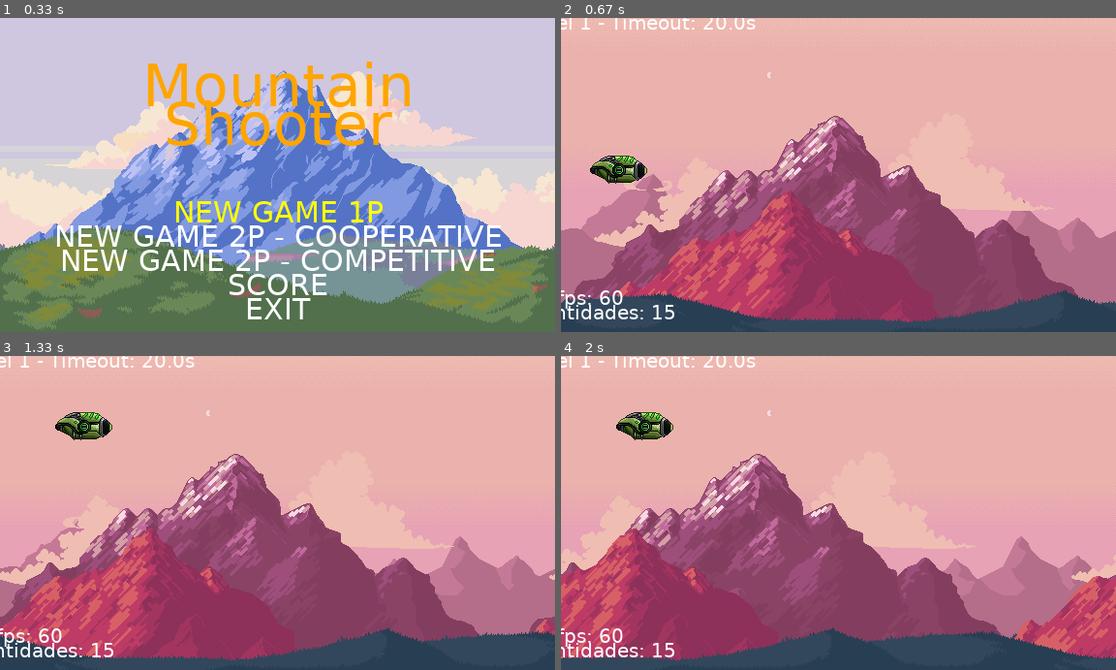
Above: before the commit, frames 1-4 (two rows, left to right).
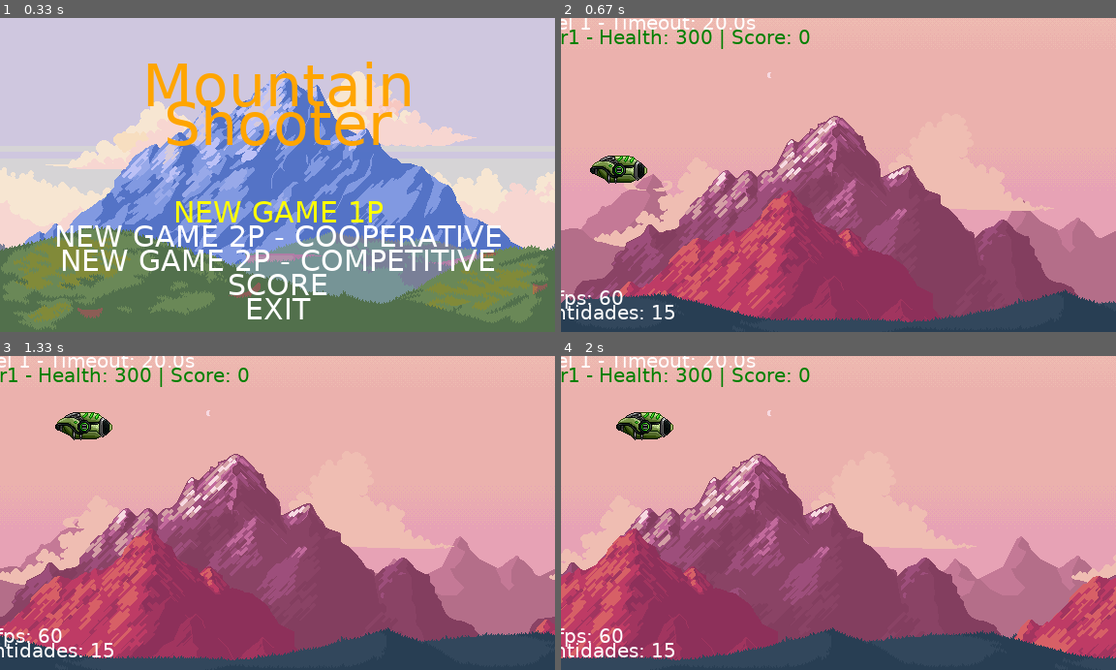
Above: after the commit, the same moments.

Repository: Patrick-silva003/Pygame-pratica
Game: pygame game, started from main.py
Two runs of this game, one before a commit and one after it. Both use one fixed random seed, a clock stepped at 60 frames per second and the inputs below.
Inputs:
- Up to frame 1 (0.33 s): no input
- Up to frame 2 (0.67 s): tap Enter at 0.33 s
- Up to frame 3 (1.33 s): hold Up 0.67-1.13 s; hold Right from 1.17 s (still down)
- Up to frame 4 (2 s): release Right at 1.63 s; hold Left from 1.67 s (still down)

Frame 1 is identical in both runs. In frame 2, 0.7% of the frame differs, in the area x 0-45%, y 3-10%; in frame 3, 0.7%; in frame 4, 0.7%.

Commit message:
criação das colisões entre as entidades, aprimoramento do HUD e criação do score

Diff:
--- a/code/Entity.py
+++ b/code/Entity.py
@@ -1,6 +1,6 @@
 from abc import ABC, abstractmethod
 import pygame
-from code.const import ENTITY_HEALTH
+from code.const import ENTITY_HEALTH, ENTITY_DAMAGE, ENTITY_SCORE
 
 
 class Entity(ABC):
@@ -10,6 +10,9 @@
         self.rect = self.surf.get_rect(left=position[0], top=position[1])
         self.speed = 0
         self.health = ENTITY_HEALTH[self.name]
+        self.damage = ENTITY_DAMAGE[self.name]
+        self.last_dm = 'None'
+        self.score = ENTITY_SCORE[self.name]
 
     @abstractmethod
     def move(self):
--- a/code/EntityMediator.py
+++ b/code/EntityMediator.py
@@ -1,6 +1,7 @@
 from code.Enemy import Enemy
 from code.EnemyShot import EnemyShot
 from code.Entity import Entity
+from code.Player import Player
 from code.PlayerShot import PlayerShot
 from code.const import WIN_WIDTH
 
@@ -21,13 +22,54 @@
                 ent.health = 0
 
 
+    def __verify_colision_entity(ent1, ent2):
+        valid_interaction = None
+        if isinstance(ent1, Player) and isinstance(ent2, EnemyShot):
+            valid_interaction = True
+        elif isinstance(ent1, EnemyShot) and isinstance(ent2, Player):
+            valid_interaction = True
+        elif isinstance(ent1, Enemy) and isinstance(ent2, PlayerShot):
+            valid_interaction = True
+        elif isinstance(ent1, PlayerShot) and isinstance(ent2, Enemy):
+            valid_interaction = True
+
+
+        if valid_interaction:
+            right = ent1.rect.right >= ent2.rect.left
+            left = ent1.rect.left <= ent2.rect.right
+            top = ent1.rect.top <= ent2.rect.bottom
+            bottom = ent1.rect.bottom >= ent2.rect.top
+
+            if right and left and top and bottom:
+                ent1.health -= ent2.damage
+                ent2.health -= ent1.damage
+                ent1.last_dm = ent2.name
+                ent2.last_dm = ent1.name
+
+
 
     def verify_colision(entity_list: list[Entity]):
         for i in range(len(entity_list)):
-            test_entity = entity_list[i]
-            EntityMediator.__verify_colision_window(test_entity)
+            entity1 = entity_list[i]
+            EntityMediator.__verify_colision_window(entity1)
+            for j in range(i+1, len(entity_list)):
+                entity2 = entity_list[j]
+                EntityMediator.__verify_colision_entity(entity1, entity2)
+
+
+    def __give_score(enemy: Enemy, entity_list: list[Entity]):
+        if enemy.last_dm == 'Player1Shot':
+            for ent in entity_list:
+                if ent.name == 'Player1':
+                    ent.score += enemy.score
+        elif enemy.last_dm == 'Player2Shot':
+            for ent in entity_list:
+                if ent.name == 'Player2':
+                    ent.score += enemy.score
 
     def verify_health(entity_list: list[Entity]):
         for ent in entity_list:
             if ent.health <= 0:
+                if isinstance(ent, Enemy):
+                    EntityMediator.__give_score(ent, entity_list)
                 entity_list.remove(ent)
--- a/code/Level.py
+++ b/code/Level.py
@@ -6,7 +6,7 @@
 from code.EntityFactory import EntityFactory
 from code.EntityMediator import EntityMediator
 from code.Player import Player
-from code.const import C_WHITE, WIN_HEIGHT, MENU_OPTION, EVENT_ENEMY, ENEMY_SPAWN
+from code.const import C_WHITE, WIN_HEIGHT, MENU_OPTION, EVENT_ENEMY, ENEMY_SPAWN, C_GREEN, C_CYAN
 
 
 
@@ -44,6 +44,11 @@
                     if shoot is not None:
                         self.entity_list.append(shoot)
 
+                if ent.name == 'Player1':
+                    self.level_text(20, f'Player1 - Health: {ent.health} | Score: {ent.score}', C_GREEN, (101, 20))
+                if ent.name == 'Player2':
+                    self.level_text(20, f'Player2 - Health: {ent.health} | Score: {ent.score}', C_CYAN, (101, 35))
+
             self.level_text(20, f'{self.name} - Timeout: {self.timeout / 1000:.1f}s', C_WHITE, (80, 5))
             self.level_text(20, f'fps: {clock.get_fps():.0f}', C_WHITE, (30, WIN_HEIGHT - 35))
             self.level_text(20, f'entidades: {len(self.entity_list)}', C_WHITE, (50, WIN_HEIGHT - 20))
--- a/code/const.py
+++ b/code/const.py
@@ -4,6 +4,8 @@
 C_WHITE = (255, 255, 255)
 C_ORANGE = (255, 165, 0)
 C_YELLOW = (255, 255, 0)
+C_GREEN = (0, 128, 0)
+C_CYAN = (0, 128, 128)
 
 EVENT_ENEMY = pygame.USEREVENT + 1
 
@@ -63,6 +65,43 @@
 
 
 
+ENTITY_DAMAGE = {
+    'Level1Bg0': 0,
+    'Level1Bg1': 0,
+    'Level1Bg2': 0,
+    'Level1Bg3': 0,
+    'Level1Bg4': 0,
+    'Level1Bg5': 0,
+    'Level1Bg6': 0,
+    'Player1': 1,
+    'Player1Shot': 25,
+    'Player2': 1,
+    'Player2Shot': 20,
+    'Enemy1': 1,
+    'Enemy1Shot': 20,
+    'Enemy2': 1,
+    'Enemy2Shot': 15
+}
+
+ENTITY_SCORE = {
+    'Level1Bg0': 0,
+    'Level1Bg1': 0,
+    'Level1Bg2': 0,
+    'Level1Bg3': 0,
+    'Level1Bg4': 0,
+    'Level1Bg5': 0,
+    'Level1Bg6': 0,
+    'Player1': 0,
+    'Player1Shot': 0,
+    'Player2': 0,
+    'Player2Shot': 0,
+    'Enemy1': 100,
+    'Enemy1Shot': 0,
+    'Enemy2': 100,
+    'Enemy2Shot': 0
+}
+
+
 ENTITY_SHOT_DELAY = {
     'Player1': 15,
     'Player2': 15,
